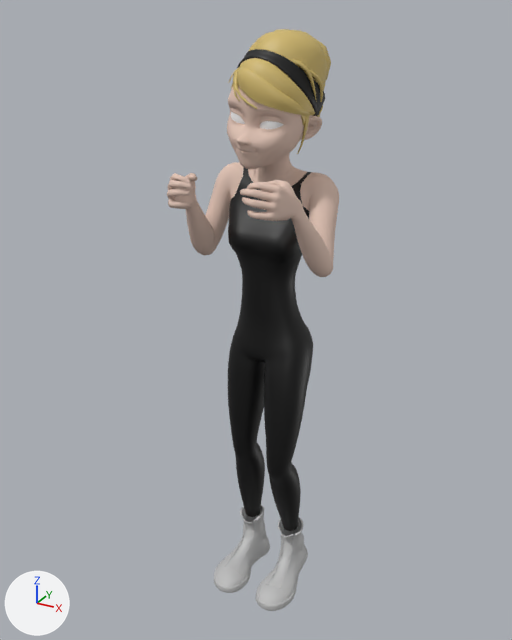
Two versions of the FBX model Assets/Props/girl_02.fbx, one commit apart.
Both versions are drawn from a camera (50 mm lens) standing at (0.996, -1.995, 1.995) and looking at (-0.038, -0.115, 1.055). The axes (+X, +Y, +Z) are drawn at lower left. The lights are the same throughout. Where no turn or scale is listed for an object, it has been applied to the vertices.

Names of what the first picture shows: 'girl_02'.
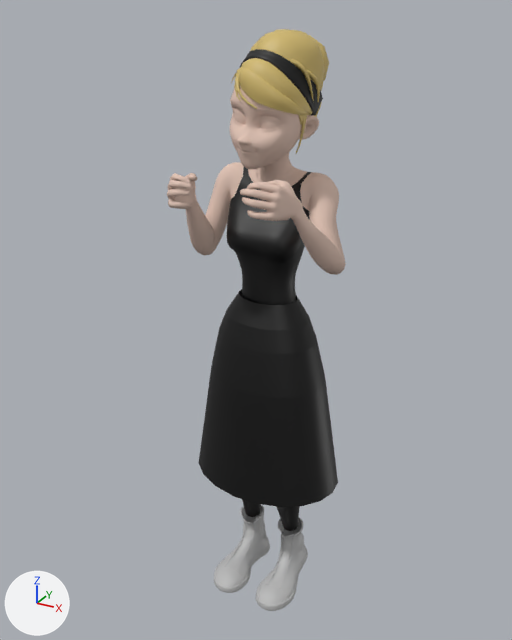
Commit message: PROPS: girl_02 updated

What differs and where, as boxes (x1, y1, x2, y2) in the pictures (512 x 640 px; the box of a moved part takes in the faces that stretch with it):
```json
{"object": "girl_02", "change": "reshaped", "before": [167, 29, 339, 611], "after": [167, 29, 346, 611]}
{"part": 1, "of": "me_mesh", "change": "added", "after": [199, 289, 338, 507], "on screen": "black"}
{"part": 2, "of": "me_mesh", "change": "moved or reshaped", "before": [227, 30, 337, 277], "after": [230, 30, 346, 275]}
```

Scene script edits in JSON lines:
```json
{"block": "me_mesh", "where": "# used by ob_girl_02; location = (0.0, 0.0, 0.0)"}
{"op": "remove", "block": "me_mesh", "code": "me_mesh.from_pydata(...)  # 21296 vertices, 20944 faces; spans x -0.27..0.24, y -0.41..0.13, z 0.0..1.94"}
{"op": "add", "block": "me_mesh", "code": "me_mesh.from_pydata(...)  # 21396 vertices, 21024 faces; spans x -0.28..0.28, y -0.41..0.13, z 0.0..1.94"}
{"block": "me_mesh", "change": "me_mesh part 1: a new loose piece of 100 vertices spanning x -0.28..0.26, y -0.29..0.13, z 0.46..1.14, in mat_lambert2 (black #000000)"}
{"block": "me_mesh", "change": "me_mesh part 2: 1366 vertices moved from x -0.12..0.24, y -0.3..0.1, z 1.28..1.92 to x -0.11..0.27, y -0.3..0.1, z 1.28..1.92; 2328 vertices removed from x -0.12..0.24, y -0.31..0.12, z 1.26..1.92; 2328 vertices added at x -0.11..0.28, y -0.31..0.12, z 1.28..1.92"}
{"op": "remove", "block": "me_mesh", "code": "me_mesh.materials.append(mat_blinn1)  # white #ffffff"}
```
